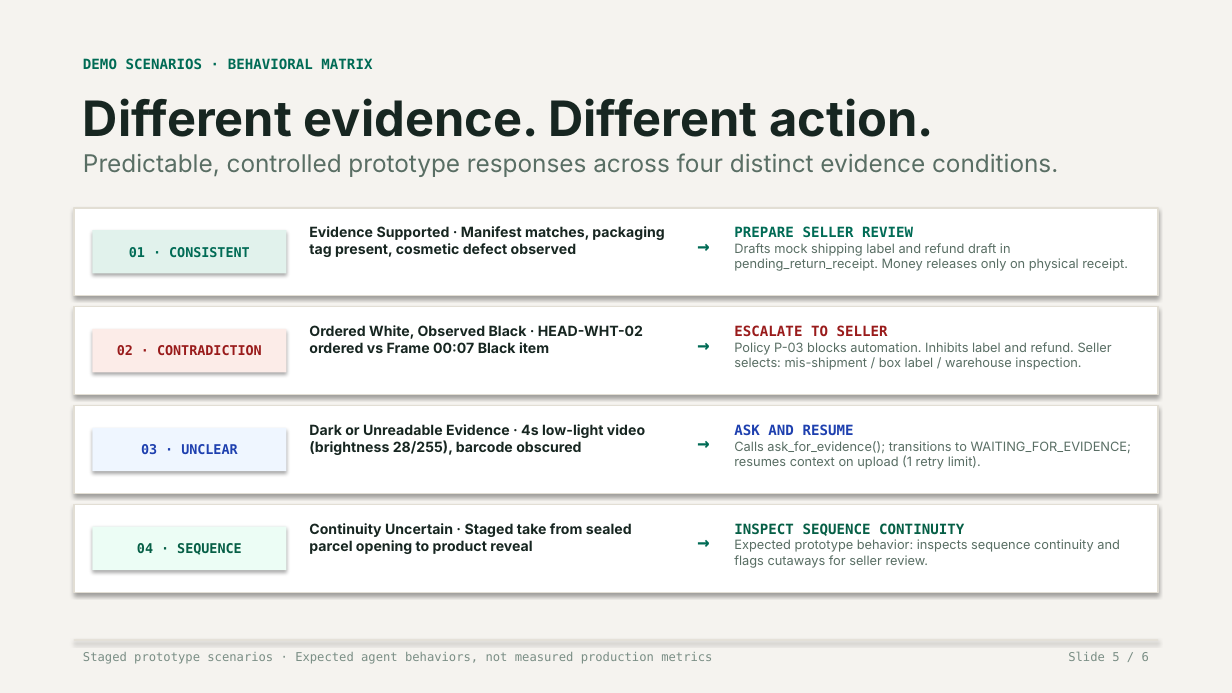
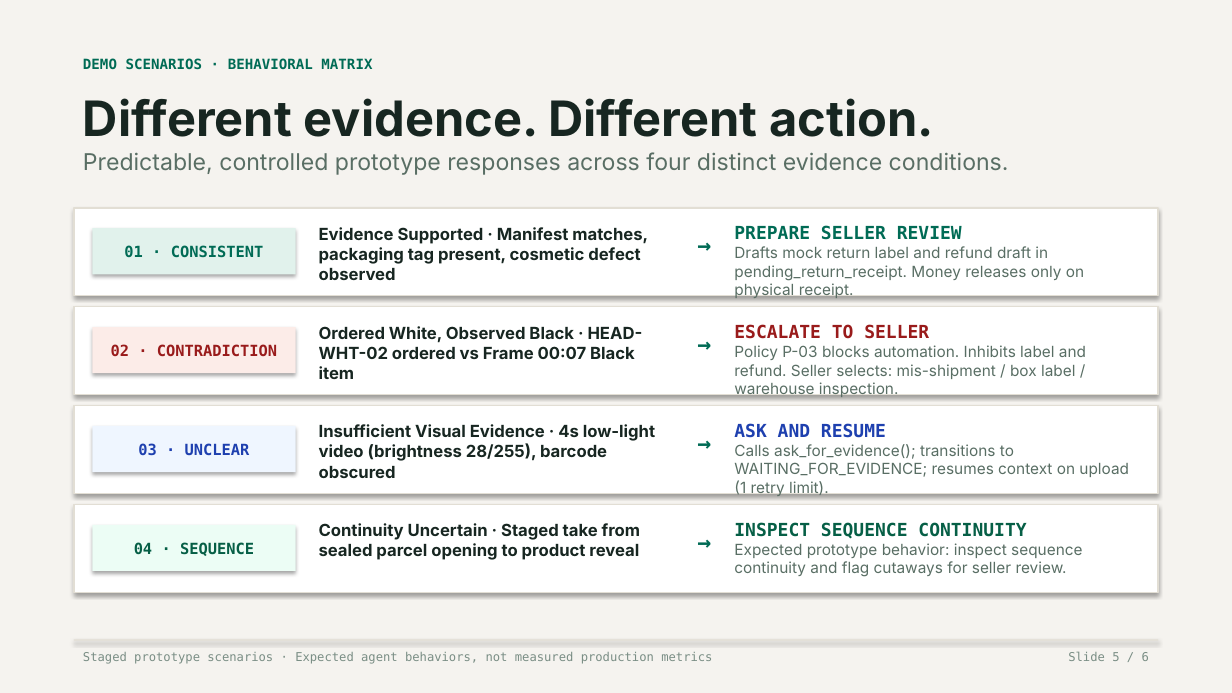
Before and after one commit to lenamkhanhh/hack4hack, a slide deck: slide 5 of ReturnLens_v4.pptx. Drawn at 1232x693 pixels with LibreOffice and Linux fonts; fonts in the diff are those of the drawing. Boxes give left, top, right and bottom in pixels: in the first picture for what was removed or moved away, otherwise in the second. Text is boxed around its words. In the diff, an @@ line names an element or a change of style, - is before the commit and + after.

```diff
--- a/ReturnLens_v4.pptx
+++ b/ReturnLens_v4.pptx
@@ text "Predictable, controlled prototype responses across ..." at (83, 152, 1009, 175): size 19 to 18 pt @@
@@ rectangle "01 · CONSISTENT": place and size @@
-rectangle "01 · CONSISTENT" at (92, 230, 287, 274)
+rectangle "01 · CONSISTENT" at (92, 228, 296, 274)
@@ text "Evidence Supported · Manifest matches, ...": place and size @@
-text "Evidence Supported · Manifest matches, ..." at (309, 226, 665, 257)
+text "Evidence Supported · Manifest matches, ..." at (319, 227, 648, 280)
@@ text at (734, 225, 962, 240): size 11 to 14 pt in "PREPARE SELLER REVIEW" @@
@@ text at (734, 246, 1084, 299): text changed; size 10 to 12 pt @@
-Drafts mock shipping label and refund draft in pending_return_receipt. Money releases only on physical receipt.
+Drafts mock return label and refund draft in pending_return_receipt. Money releases only on physical receipt.
@@ rectangle "02 · CONTRADICTION": place and size @@
-rectangle "02 · CONTRADICTION" at (92, 329, 287, 372)
+rectangle "02 · CONTRADICTION" at (92, 327, 296, 373)
@@ text "Ordered White, Observed Black · ...": place and size @@
-text "Ordered White, Observed Black · ..." at (309, 325, 643, 353)
+text "Ordered White, Observed Black · ..." at (319, 326, 643, 379)
@@ size 16 to 18 pt in 4 elements at (689, 226, 716, 273), (689, 424, 716, 470), (689, 523, 716, 569), (689, 325, 716, 372) @@
@@ text "ESCALATE TO SELLER" at (734, 324, 1086, 398): size 11 to 14 pt in "ESCALATE TO SELLER"; size 10 to 12 pt in "Policy P-03 blocks automation. Inhibits label and ..." @@
@@ text "ASK AND RESUME" at (734, 423, 1129, 497): size 11 to 14 pt in "ASK AND RESUME"; size 10 to 12 pt in "Calls ask_for_evidence(); transitions to WAITING_FOR_EVIDENC ..." @@
@@ rectangle "03 · UNCLEAR": place and size @@
-rectangle "03 · UNCLEAR" at (92, 428, 287, 471)
+rectangle "03 · UNCLEAR" at (92, 426, 296, 472)
@@ text at (319, 424, 655, 478): text changed; size 11 to 13 pt @@
-Dark or Unreadable Evidence · 4s low-light video (brightness 28/255), barcode obscured
+Insufficient Visual Evidence · 4s low-light video (brightness 28/255), barcode obscured
@@ size 10.5 to 12 pt in 4 elements at (92, 228, 296, 274), (92, 327, 296, 373), (92, 426, 296, 472), (92, 525, 296, 571) @@
@@ rectangle "04 · SEQUENCE": place and size @@
-rectangle "04 · SEQUENCE" at (92, 527, 287, 570)
+rectangle "04 · SEQUENCE" at (92, 525, 296, 571)
@@ size 11 to 13 pt in 3 elements at (319, 227, 648, 280), (319, 326, 643, 379), (319, 523, 640, 560) @@
@@ text "Continuity Uncertain · Staged take ...": place and size @@
-text "Continuity Uncertain · Staged take ..." at (309, 523, 632, 554)
+text "Continuity Uncertain · Staged take ..." at (319, 523, 640, 560)
@@ text at (734, 522, 1026, 539): size 11 to 14 pt in "INSPECT SEQUENCE CONTINUITY" @@
@@ text at (734, 543, 1082, 577): text changed; size 10 to 12 pt @@
-Expected prototype behavior: inspects sequence continuity and flags cutaways for seller review.
+Expected prototype behavior: inspect sequence continuity and flag cutaways for seller review.
```
Also in this commit, not shown: 5 other slides changed, 26 other files.
